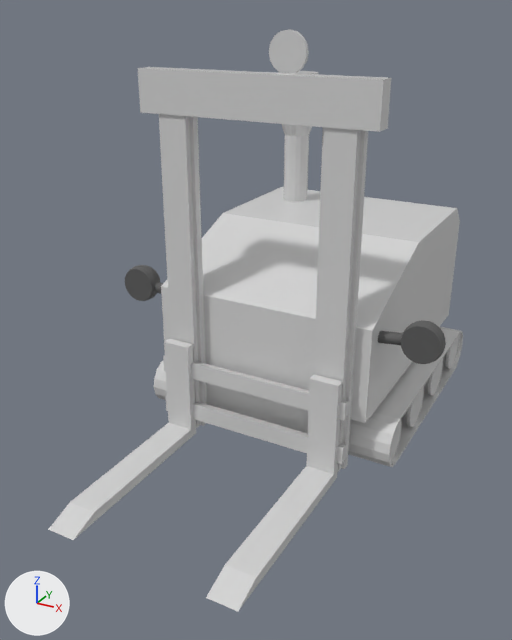
The Blender file Assets/Models/ForkLiftTruck.blend: old version first, new version second.
Both versions are drawn from a 50 mm camera at (3.15, -7.32, 4.34) aimed at (-0.09, -1.44, 1.41). The lights are fixed; the arrows at lower left show +X, +Y and +Z.

Before the edit, the objects in view are built like this:
```python
me_enginecompartment_001 = bpy.data.meshes.new('EngineCompartment.001')
me_enginecompartment_001.from_pydata(...)  # 952 vertices, 929 faces; spans x -1.83..1.83, y -3.7..1.57, z -1.0..3.12
# faces by material slot: [197, 732]
me_enginecompartment_001.materials.append(mat_material)  # light grey #d6d6d6
me_enginecompartment_001.materials.append(mat_material_001)  # dark grey #5b5b5b
me_enginecompartment_003 = bpy.data.meshes.new('EngineCompartment.003')
me_enginecompartment_003.from_pydata(...)  # 408 vertices, 400 faces; spans x -1.44..1.44, y -1.46..1.48, z -1.0..-0.46
me_enginecompartment_003.materials.append(mat_material)  # light grey #d6d6d6
ob_truck = bpy.data.objects.new('Truck', me_enginecompartment_001)
ob_truck.location = (0.0, 0.0, 1.0)
ob_wheels = bpy.data.objects.new('Wheels', me_enginecompartment_003)
ob_wheels.location = (0.0, 0.0, 1.0)
```
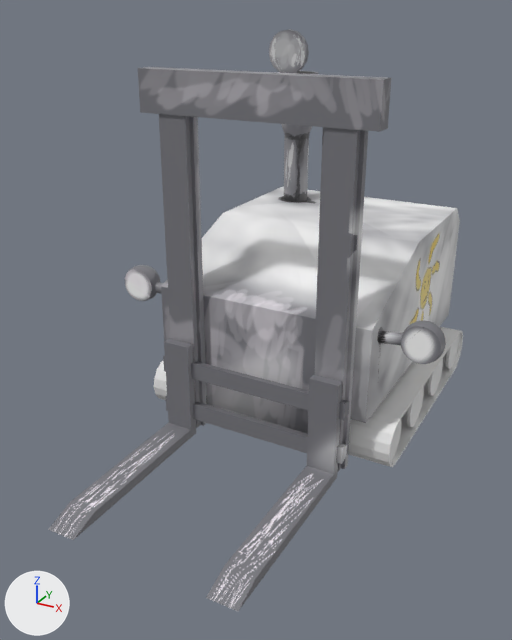
Where the change shows, as pixel boxes (x1, y1, x2, y2) in the pictures (512 x 640 px):
part 1 of me_enginecompartment_001, added
    after: (48, 29, 460, 611)
part 2 of me_enginecompartment_001, recoloured
    both: (162, 73, 457, 610)
part 3 of me_enginecompartment_001, recoloured
    both: (125, 265, 446, 364)

What the commit changed:
Picture 'ForkLiftTruck' (img_forklifttruck) is new.
Material 'ForkLiftTruck' (mat_forklifttruck) is new.
Its texture is img_forklifttruck.
me_enginecompartment_001 is used by ob_truck; location (0.0, 0.0, 1.0).
me_enginecompartment_001 had 952 vertices, 929 faces and spanned x -1.83..1.83, y -3.7..1.57, z -1.0..3.12.
me_enginecompartment_001 now has 1321 vertices, 929 faces and spans x -1.83..1.83, y -3.7..1.57, z -1.0..3.12.
me_enginecompartment_001 part 1: 369 vertices added at x -1.81..1.81, y -3.7..1.57, z -1.0..3.12.
me_enginecompartment_001 part 2: 69 faces spanning x -1.2..1.2, y -3.7..1.57, z -1.0..3.12 switch from mat_material (light grey #d6d6d6) to mat_forklifttruck (picture img_forklifttruck).
me_enginecompartment_001 part 3: 668 faces spanning x -1.83..1.83, y -1.39..-1.11, z 0.28..0.69 switch from mat_material_001 (dark grey #5b5b5b) to mat_forklifttruck (picture img_forklifttruck).
